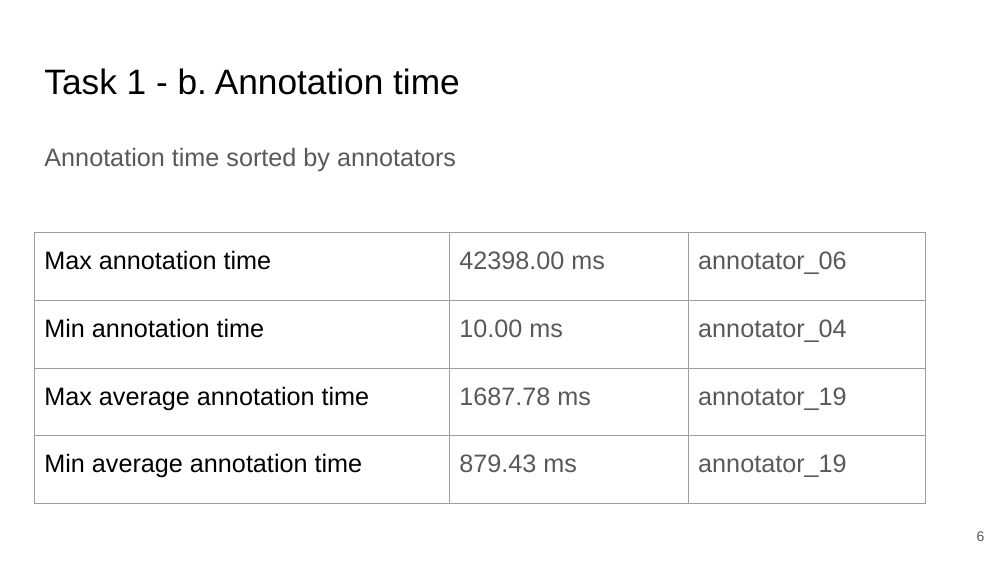
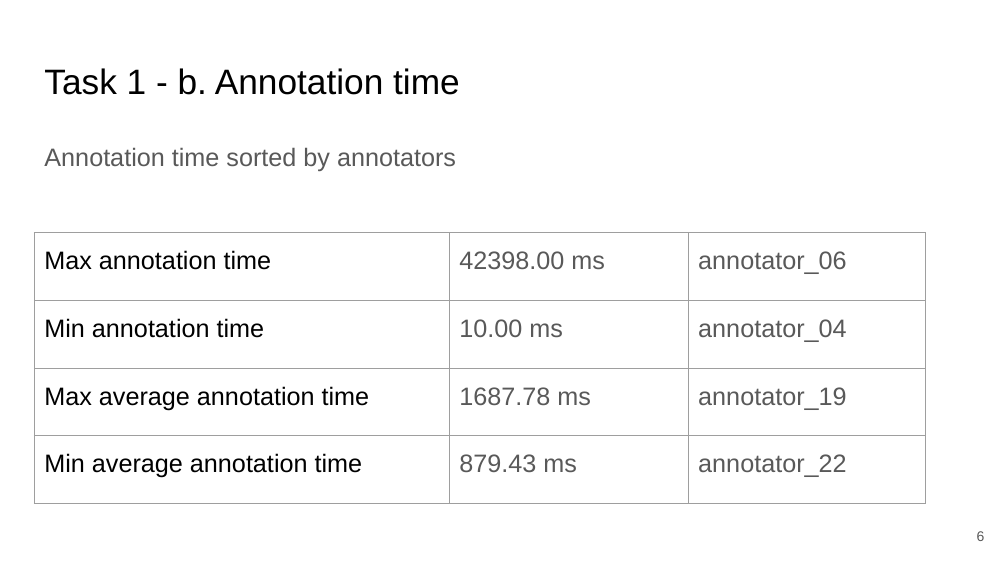
Before and after one commit to m4tice/qm_project, a slide deck: slide 6 of files/Quality Match.pptx. Drawn at 1008x567 pixels with LibreOffice and Linux fonts; fonts in the diff are those of the drawing. Boxes give left, top, right and bottom in pixels: in the first picture for what was removed or moved away, otherwise in the second. Text is boxed around its words. In the diff, an @@ line names an element or a change of style, - is before the commit and + after.

Commit message:
Error on presentation

```diff
--- a/files/Quality Match.pptx
+++ b/files/Quality Match.pptx
@@ table at (x1=34, y1=233, x2=925, y2=563) @@
-row 4, column 3: annotator_19
+row 4, column 3: annotator_22
```
Also in this commit, not shown: 1 other file.
